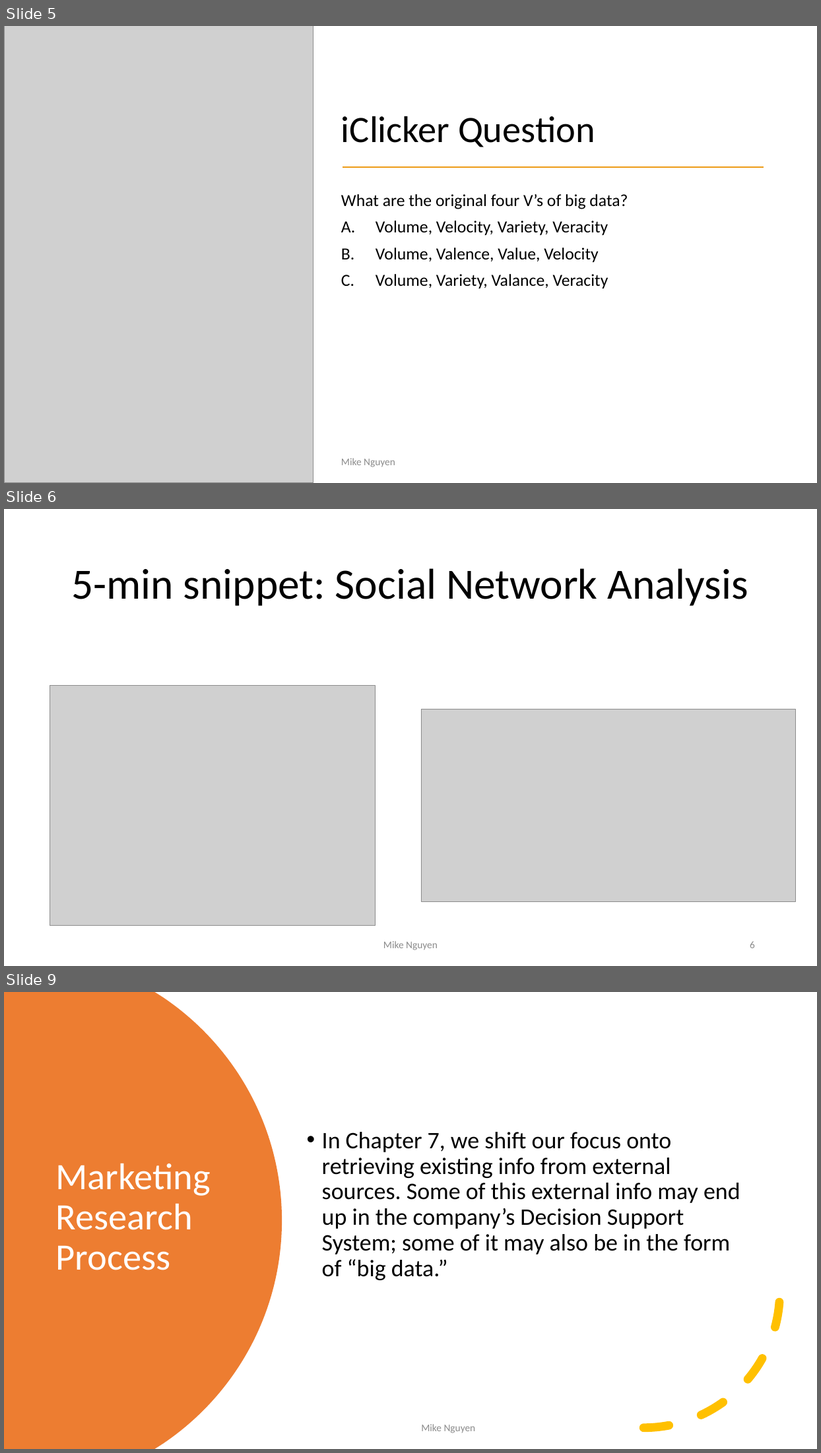
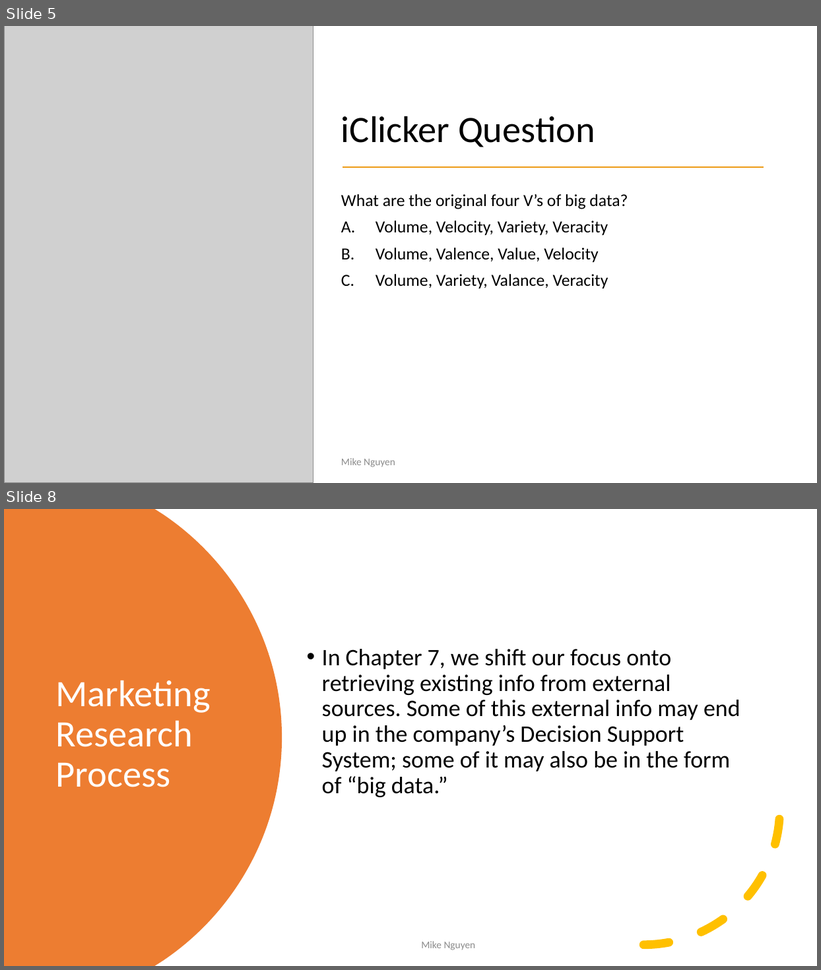
Before and after one commit to mikenguyen13/mar4050_S22, a slide deck: lectures/4/1_External Secondary Data_Causal Research.pptx. Shown one above the other, each under a label of ours: slides 5, 6 and 9 before the commit, slides 5 and 8 after it; the slides between them are not shown. The pictures are 821x1453 and 821x970 pixels, drawn with LibreOffice and Linux fonts; fonts in the diff are those of the drawing; grey boxes stand for pictures. Boxes give left, top, right and bottom in pixels: in the first picture for what was removed or moved away, otherwise in the second. Text is boxed around its words. In the diff, an @@ line names an element or a change of style, - is before the commit and + after.

```diff
--- a/lectures/4/1_External Secondary Data_Causal Research.pptx
+++ b/lectures/4/1_External Secondary Data_Causal Research.pptx
@@ slide 6 removed at (x1=4, y1=509, x2=817, y2=966), background #FFFFFF @@
@@ title removed at (x1=71, y1=568, x2=748, y2=606) @@
-5-min snippet: Social Network Analysis
@@ picture removed at (x1=50, y1=685, x2=376, y2=925) @@
@@ picture removed at (x1=421, y1=709, x2=796, y2=902) @@
@@ text removed at (x1=384, y1=941, x2=438, y2=951) @@
-Mike Nguyen
@@ page number removed at (x1=750, y1=941, x2=755, y2=949) @@
-6
@@ what was slide 9 is now slide 8 @@
```
Also in this commit, not shown: 6 slides changed.
